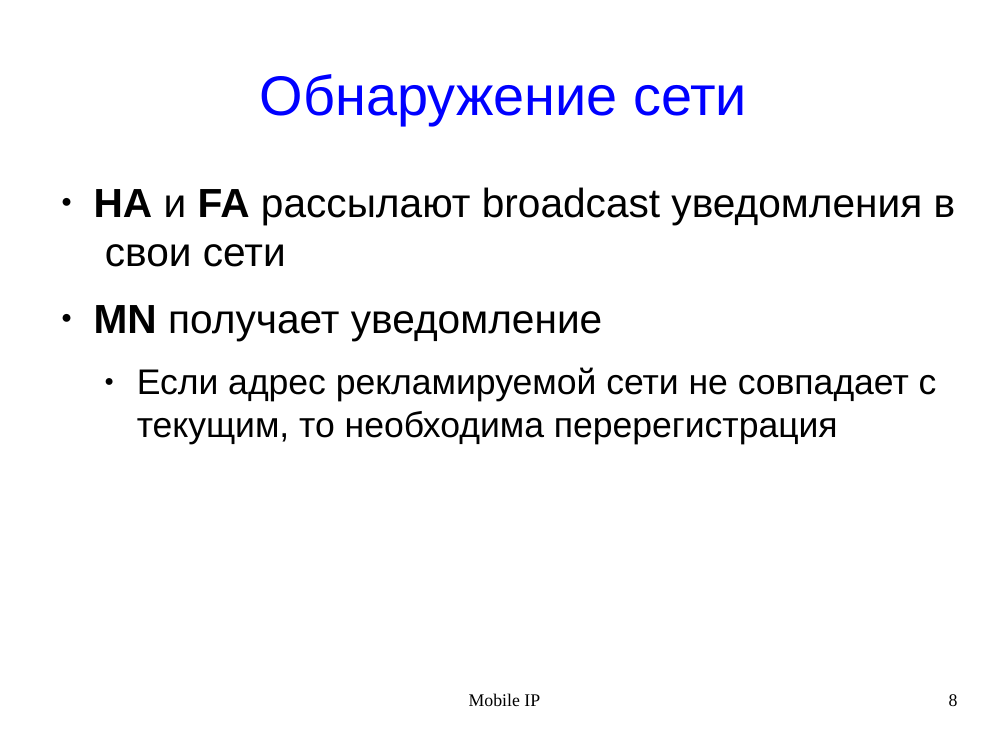
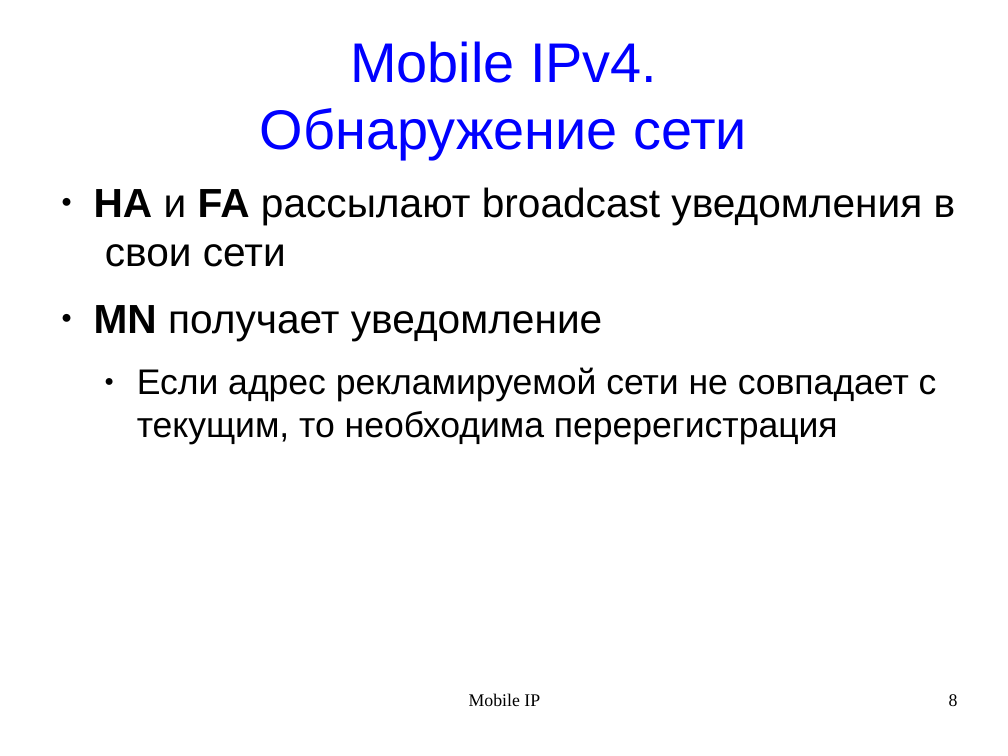
Before and after one commit to rutsky/semester10, a slide deck: slide 8 of Computer_networks/MobileIP/MobileIP.odp. Drawn at 1008x756 pixels with LibreOffice and Linux fonts; fonts in the diff are those of the drawing. Boxes give left, top, right and bottom in pixels: in the first picture for what was removed or moved away, otherwise in the second. Text is boxed around its words. In the diff, an @@ line names an element or a change of style, - is before the commit and + after.

Commit message:
MobileIP: Presentation ready

```diff
--- a/Computer_networks/MobileIP/MobileIP.odp
+++ b/Computer_networks/MobileIP/MobileIP.odp
@@ title at (x1=260, y1=41, x2=747, y2=159): text changed @@
-Обнаружение сети
+Mobile IPv4.
+Обнаружение сети
```
Also in this commit, not shown: 3 other slides changed, 3 slides added.
